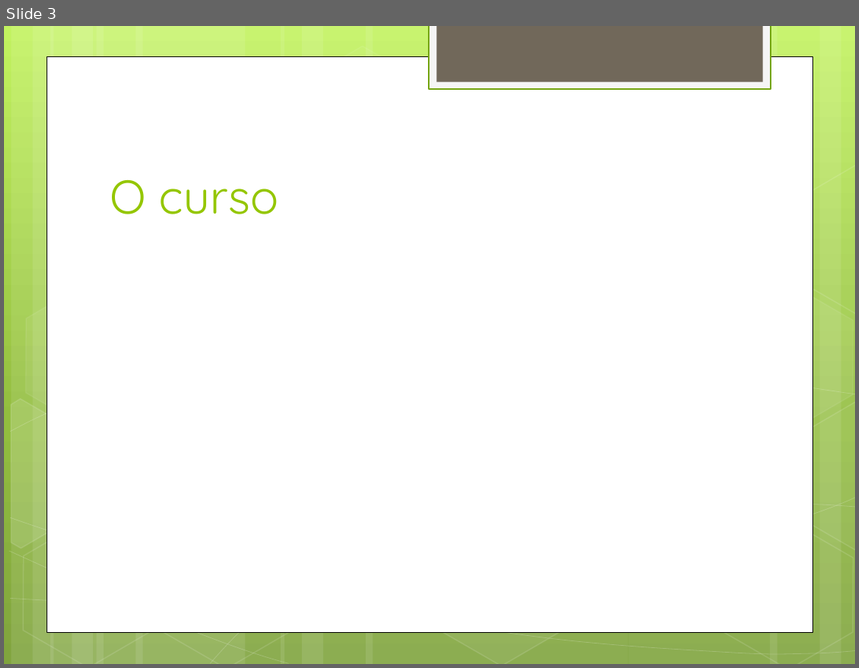
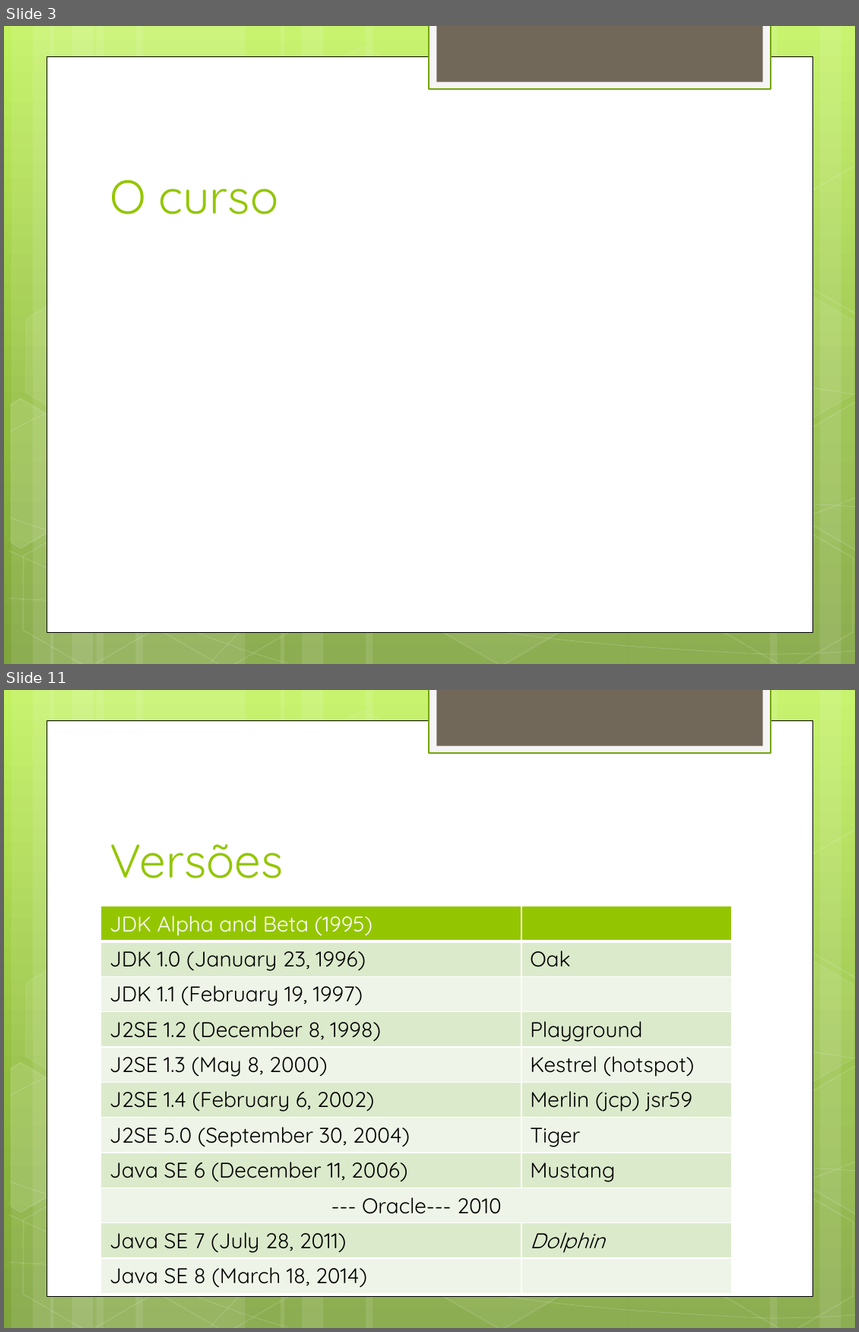
Before and after one commit to daividssilverio/altaperformance, a slide deck: doc/Alta Performance com Java.pptx. Shown one above the other, each under a label of ours: slide 3 before the commit, slides 3 and 11 after it; the slides between them are not shown. The pictures are 859x668 and 859x1332 pixels, drawn with LibreOffice and Linux fonts; fonts in the diff are those of the drawing. Boxes give left, top, right and bottom in pixels: in the first picture for what was removed or moved away, otherwise in the second. Text is boxed around its words. In the diff, an @@ line names an element or a change of style, - is before the commit and + after.

```diff
--- a/doc/Alta Performance com Java.pptx
+++ b/doc/Alta Performance com Java.pptx
@@ slide 11 added at [4, 690, 855, 1328], background gradient #C3F35F to #93BF3F to #81A53E; not listed: 31 template elements that a slide beside it also shows @@
@@ title added at [110, 844, 283, 878], 40 pt, text #94C600 @@
+Versões
@@ table added at [101, 906, 732, 1291], 11 rows, 2 columns @@
+JDK Alpha and Beta (1995) | 
+JDK 1.0 (January 23, 1996) | Oak
+JDK 1.1 (February 19, 1997) | 
+J2SE 1.2 (December 8, 1998) | Playground
+J2SE 1.3 (May 8, 2000) | Kestrel (hotspot)
+J2SE 1.4 (February 6, 2002) | Merlin (jcp) jsr59
+J2SE 5.0 (September 30, 2004) | Tiger
+Java SE 6 (December 11, 2006) | Mustang
+--- Oracle--- 2010 | 
+Java SE 7 (July 28, 2011) | Dolphin
+Java SE 8 (March 18, 2014) | 
```
Also in this commit, not shown: 21 other slides added, 2 slides removed.
